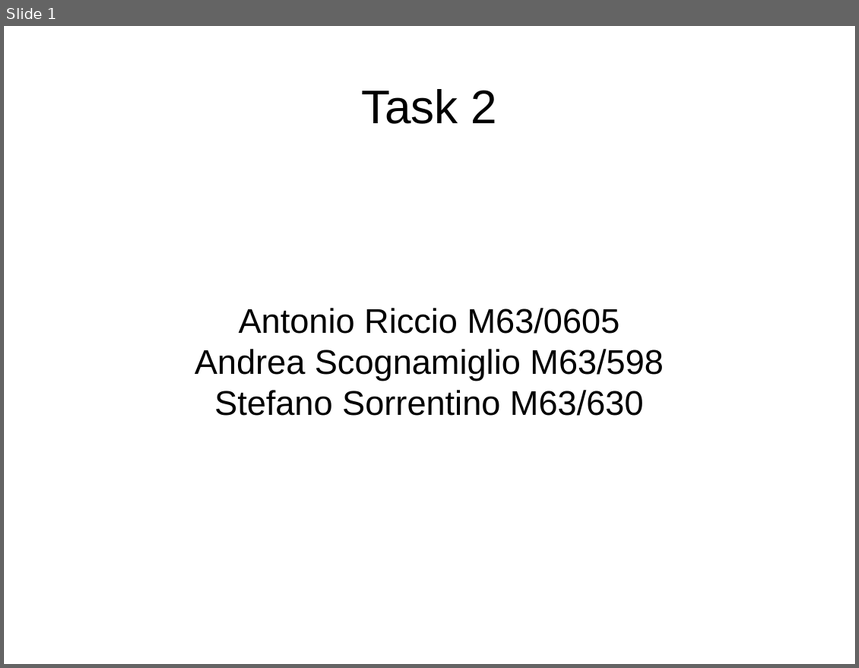
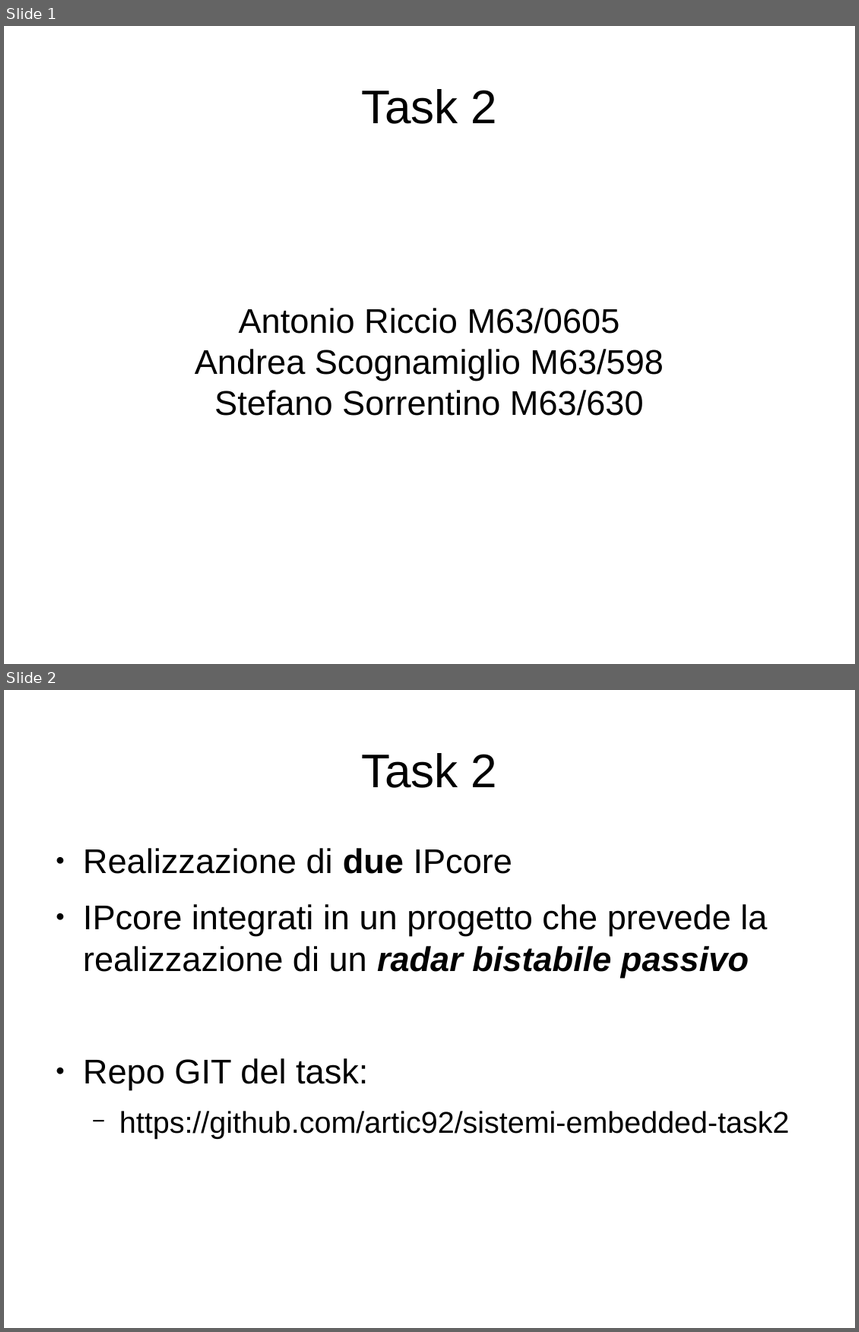
Before and after one commit to artic92/sistemi-embedded-task2, a slide deck: doc/presentazione.odp. Shown one above the other, each under a label of ours: slide 1 before the commit, slides 1 and 2 after it. The pictures are 859x668 and 859x1332 pixels, drawn with LibreOffice and Linux fonts; fonts in the diff are those of the drawing. Boxes give left, top, right and bottom in pixels: in the first picture for what was removed or moved away, otherwise in the second. Text is boxed around its words. In the diff, an @@ line names an element or a change of style, - is before the commit and + after.

```diff
--- a/doc/presentazione.odp
+++ b/doc/presentazione.odp
@@ slide 2 added at bbox=[4, 690, 855, 1328], background #FFFFFF @@
@@ title added at bbox=[361, 753, 498, 788], 44 pt, text #000000 @@
+Task 2
@@ text added at bbox=[83, 848, 790, 1138], 32 pt, text #000000 @@
+● Realizzazione di due IPcore
+● IPcore integrati in un progetto che prevede la realizzazione di un radar bistabile passivo
+● Repo GIT del task:
+  − https://github.com/artic92/sistemi-embedded-task2
```
Also in this commit, not shown: 8 slides changed, 6 other slides added, 1 slide removed, 4 other files.
